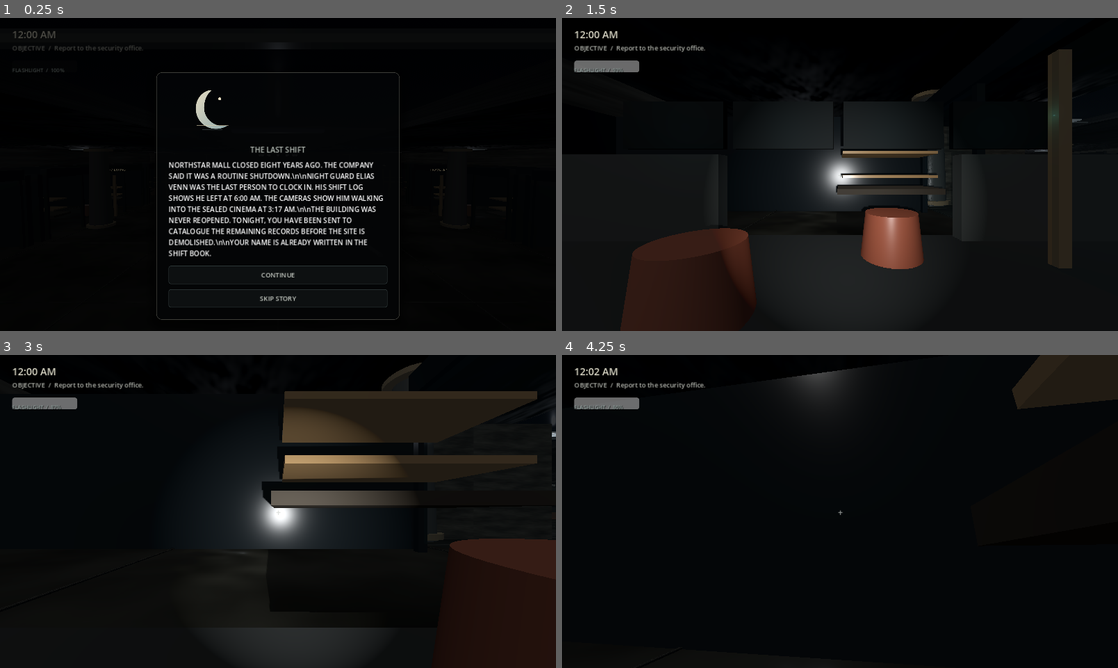
Above: before the commit, frames 1-4 (two rows, left to right).
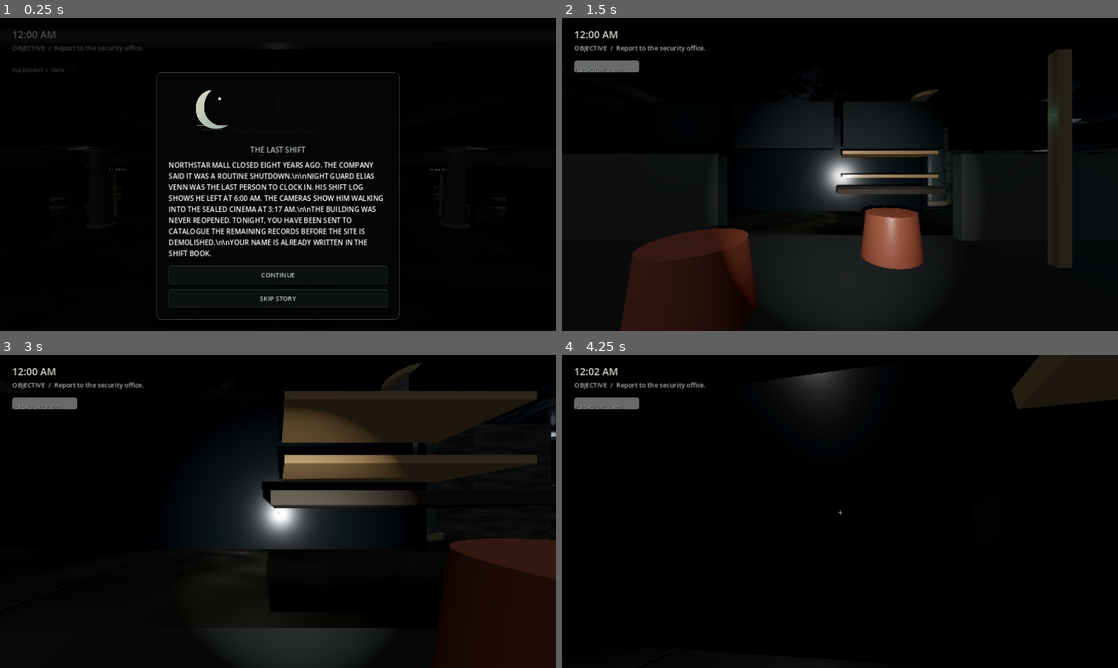
Above: after the commit, the same moments.

Repository: dontcare-dev/AFTER-HOURS
Game: Godot game, scene res://scenes/main.tscn
Two runs of this game, one before a commit and one after it. Both use one fixed random seed, a clock stepped at 60 frames per second and the inputs below.
Inputs (mouse positions are in pixels of both pictures, inside the frame that each line leads up to):
- Up to frame 1 (0.25 s): no input
- Up to frame 2 (1.5 s): click "CONTINUE" at 0.5 s; click "NEW SHIFT" at 1.25 s
- Up to frame 3 (3 s): tap Enter (objectives) at 2 s; move the mouse to (305, 511) at 2.02 s; hold W (move_forward) 2.03-2.75 s; hold Ctrl (crouch) 2.03-2.75 s; click "BACK" at 2.75 s
- Up to frame 4 (4.25 s): tap Space at 3.5 s; move the mouse to (812, 511) at 3.52 s; hold W (move_forward) from 3.53 s (still down); tap F (flashlight) at 3.6 s

The runs differ from the first frame. In frame 1, less than 0.1% of the frame differs, in the area x 14-86%, y 42-49%; in frame 2, 0.3%, in the area x 10-94%, y 10-100%; in frame 3, 0.2%; in frame 4, less than 0.1%.
Error in both runs: Invalid access to property or key 'shape' on a base object of type 'null instance'. (res://scripts/player.gd:61)

Commit message:
Switch to performance-focused mobile 3D renderer

Diff:
--- a/project.godot
+++ b/project.godot
@@ -17,10 +17,12 @@
 window/stretch/mode="canvas_items"
 
 [rendering]
-renderer/rendering_method="forward_plus"
+renderer/rendering_method="mobile"
 renderer/rendering_method.mobile="mobile"
+scaling_3d/scale=0.85
 textures/default_filters/use_nearest_mipmap_filter=false
 anti_aliasing/quality/msaa_3d=2
+anti_aliasing/quality/screen_space_roughness_limiter_enabled=true
 anti_aliasing/quality/screen_space_roughness_limiter_enabled=true
 environment/defaults/default_clear_color=Color(0.012, 0.014, 0.018, 1)
 
